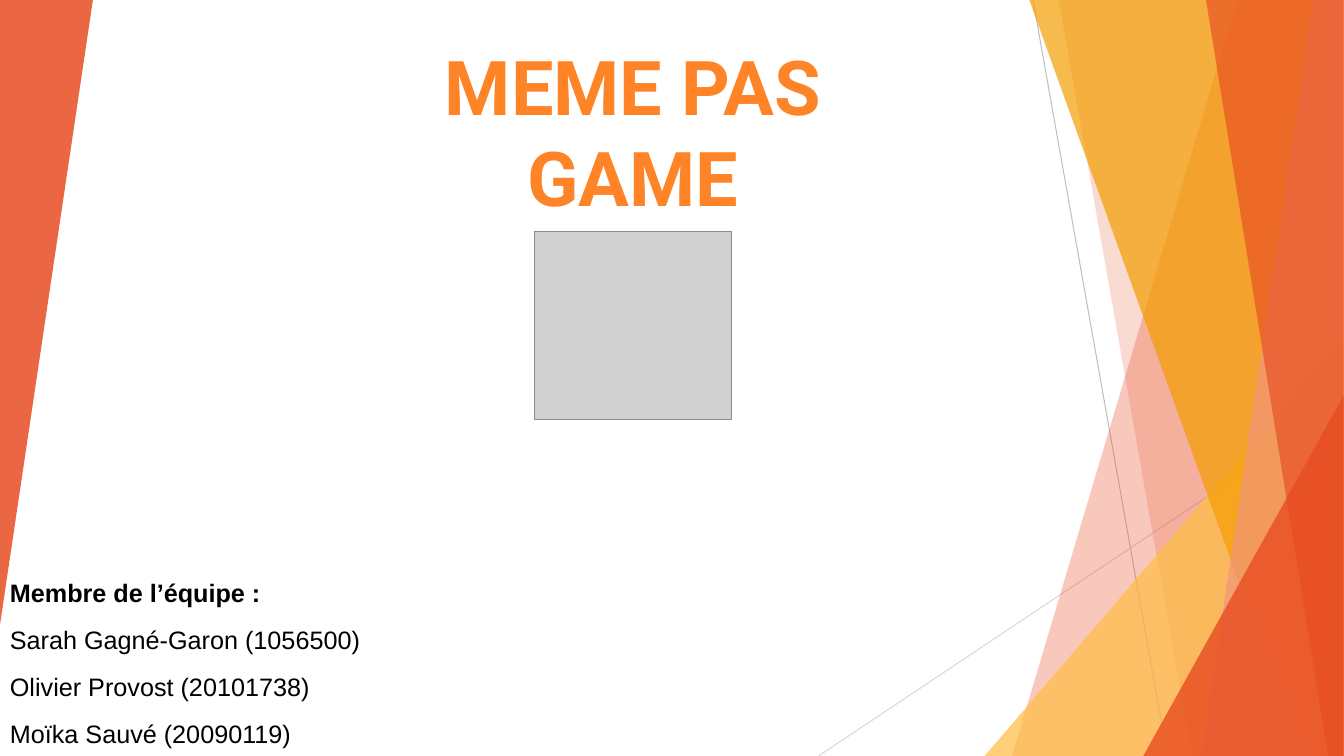
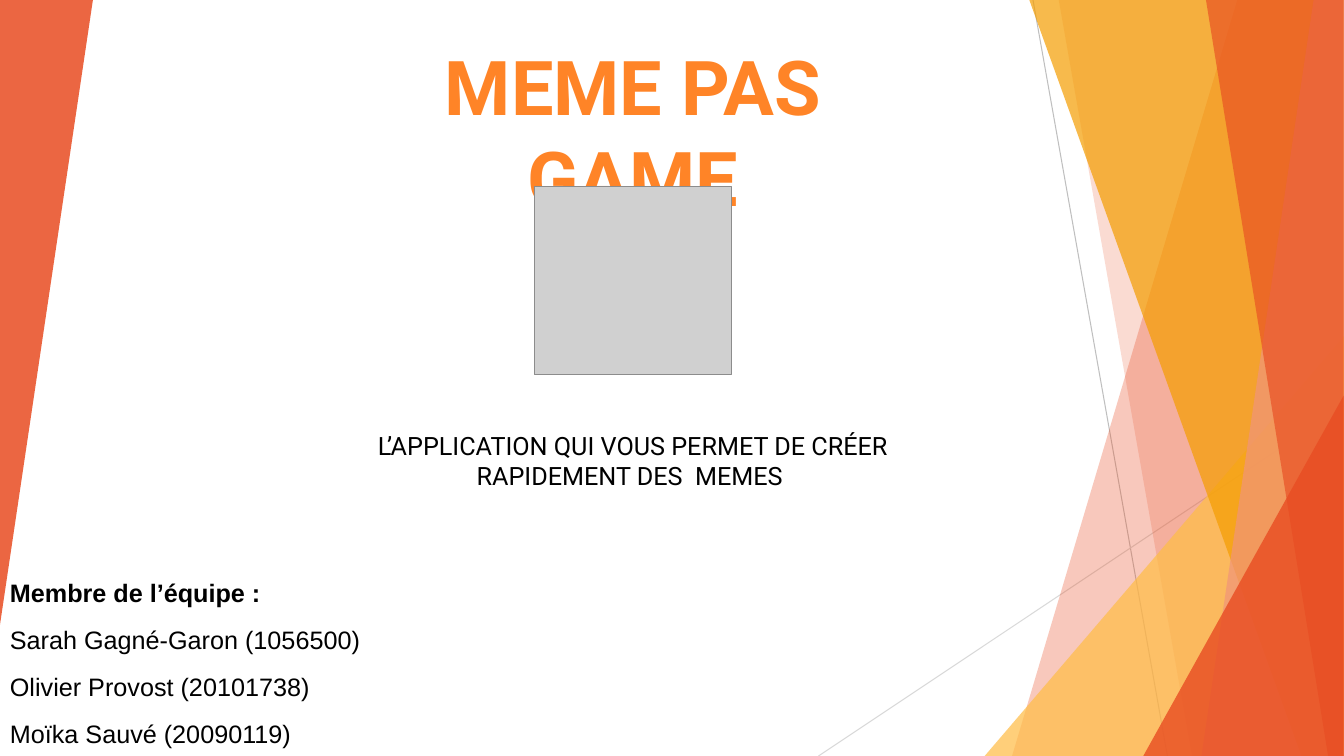
Before and after one commit to prooli22/MemesPasGame, a slide deck: slide 1 of Présentation PP.pptx. Drawn at 1344x756 pixels with LibreOffice and Linux fonts; fonts in the diff are those of the drawing; grey boxes stand for pictures. Boxes give left, top, right and bottom in pixels: in the first picture for what was removed or moved away, otherwise in the second. Text is boxed around its words. In the diff, an @@ line names an element or a change of style, - is before the commit and + after.

```diff
--- a/Présentation PP.pptx
+++ b/Présentation PP.pptx
@@ picture: place and size @@
-picture at bbox=[534, 232, 732, 419]
+picture at bbox=[534, 187, 732, 374]
@@ text added at bbox=[378, 432, 887, 486], 18 pt, text #000000 @@
+L’APPLICATION QUI VOUS PERMET DE CRÉER RAPIDEMENT DES MEMES
```
Also in this commit, not shown: 10 other slides changed, 1 slide added, 6 other files.
